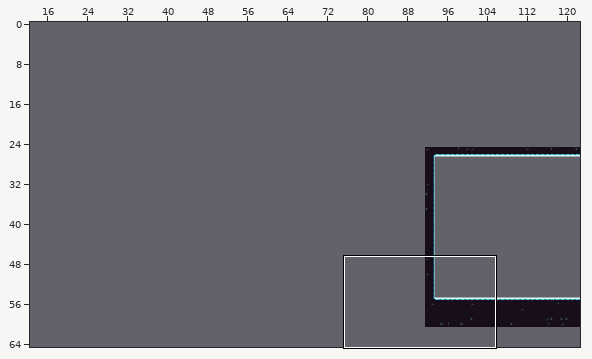
Two states of a Tiled map, Assets/_Tilemap/Winter/WinterBoss_1/WinterBoss_1.tmx. Above: a wide view before the commit, with the close-up outlined.
Close-up. First the earlier version:
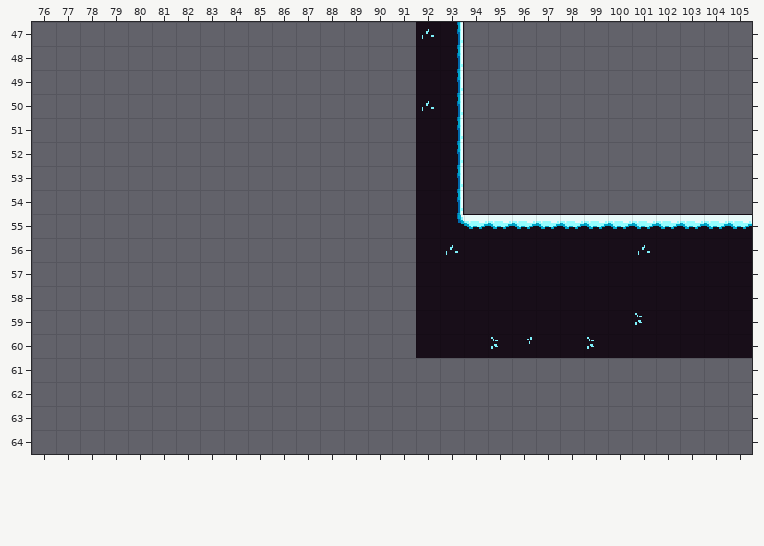
Cells are 16x16 px. Shown: x 76..105, y 47..64. The commit also changed other parts of the map, which this record leaves out. The old version is drawn lined up with the new one.
The same view after the edit:
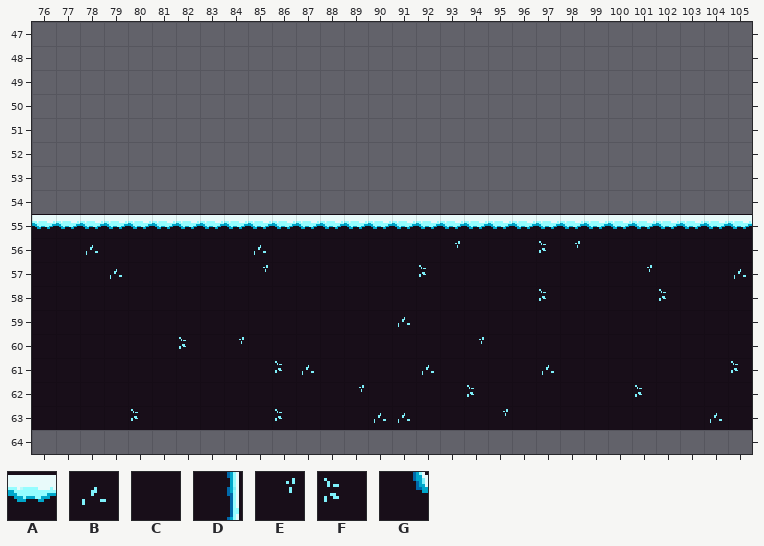
Key: from "Winter": A 1, B 13, C 17, D 18, E 29, F 45, G 80.
_ is an empty cell, # one hidden under a higher layer.
The exact change:
{"change": "map size 36x36 -> 128x64 cells (old content now starts at 92,25; both pictures use the new coordinates)"}
{"where": "layer \"groundPrototype\""}
{"y":47,"x":92,"old":"##","new":"__"}
{"y":48,"x":92,"old":"##","new":"__"}
{"y":49,"x":92,"old":"##","new":"__"}
{"y":50,"x":92,"old":"##","new":"__"}
{"y":51,"x":92,"old":"##","new":"__"}
{"y":52,"x":92,"old":"##","new":"__"}
{"y":53,"x":92,"old":"##","new":"__"}
{"y":54,"x":92,"old":"##","new":"__"}
{"where": "layer \"Map\""}
{"y":47,"x":92,"old":"#D","new":"__"}
{"y":48,"x":92,"old":"CD","new":"__"}
{"y":49,"x":92,"old":"CD","new":"__"}
{"y":50,"x":92,"old":"#D","new":"__"}
{"y":51,"x":92,"old":"CD","new":"__"}
{"y":52,"x":92,"old":"CD","new":"__"}
{"y":53,"x":92,"old":"CD","new":"__"}
{"y":54,"x":92,"old":"CD","new":"__"}
{"y":55,"x":76,"old":"________________CG","new":"AAAAAAAAAAAAAAAAAA"}
{"y":56,"x":76,"old":"__","new":"CC"}
{"y":56,"x":79,"old":"______","new":"CCCCCC"}
{"y":56,"x":86,"old":"______","new":"CCCCCC"}
{"y":57,"x":76,"old":"___","new":"CCC"}
{"y":57,"x":80,"old":"_____","new":"CCCCC"}
{"y":57,"x":86,"old":"______","new":"CCCCCC"}
{"y":58,"x":76,"old":"________________","new":"CCCCCCCCCCCCCCCC"}
{"y":59,"x":76,"old":"_______________","new":"CCCCCCCCCCCCCCC"}
{"y":60,"x":76,"old":"______","new":"CCCCCC"}
{"y":60,"x":83,"old":"_","new":"C"}
{"y":60,"x":85,"old":"_______","new":"CCCCCCC"}
{"y":61,"x":76,"old":"__________","new":"CCCCCCCCCC"}
{"y":61,"x":88,"old":"____","new":"CCCC"}
{"y":61,"x":93,"old":"____","new":"CCCC"}
{"y":61,"x":98,"old":"_______","new":"CCCCCCC"}
{"y":62,"x":76,"old":"_____________","new":"CCCCCCCCCCCCC"}
{"y":62,"x":90,"old":"____","new":"CCCC"}
{"y":62,"x":95,"old":"______","new":"CCCCCC"}
{"y":62,"x":102,"old":"____","new":"CCCC"}
{"y":63,"x":76,"old":"____","new":"CCCC"}
{"y":63,"x":81,"old":"_____","new":"CCCCC"}
{"y":63,"x":87,"old":"___","new":"CCC"}
{"y":63,"x":92,"old":"___","new":"CCC"}
{"y":63,"x":96,"old":"________","new":"CCCCCCCC"}
{"y":63,"x":105,"old":"_","new":"C"}
{"where": "layer \"Decorated\""}
{"y":47,"x":92,"old":"B","new":"_"}
{"y":50,"x":92,"old":"B","new":"_"}
{"y":56,"x":78,"old":"_","new":"B"}
{"y":56,"x":85,"old":"_","new":"B"}
{"y":56,"x":93,"old":"B","new":"E"}
{"y":56,"x":97,"old":"__","new":"FE"}
{"y":56,"x":101,"old":"B","new":"_"}
{"y":57,"x":79,"old":"_","new":"B"}
{"y":57,"x":85,"old":"_","new":"E"}
{"y":57,"x":92,"old":"_","new":"F"}
{"y":57,"x":101,"old":"_","new":"E"}
{"y":57,"x":105,"old":"_","new":"B"}
{"y":58,"x":97,"old":"_","new":"F"}
{"y":58,"x":102,"old":"_","new":"F"}
{"y":59,"x":91,"old":"_","new":"B"}
{"y":59,"x":101,"old":"F","new":"_"}
{"y":60,"x":82,"old":"_","new":"F"}
{"y":60,"x":84,"old":"_","new":"E"}
{"y":60,"x":94,"old":"_FE","new":"E__"}
{"y":60,"x":99,"old":"F","new":"_"}
{"y":61,"x":86,"old":"__","new":"FB"}
{"y":61,"x":92,"old":"_","new":"B"}
{"y":61,"x":97,"old":"_","new":"B"}
{"y":61,"x":105,"old":"_","new":"F"}
{"y":62,"x":89,"old":"_","new":"E"}
{"y":62,"x":94,"old":"_","new":"F"}
{"y":62,"x":101,"old":"_","new":"F"}
{"y":63,"x":80,"old":"_","new":"F"}
{"y":63,"x":86,"old":"_","new":"F"}
{"y":63,"x":90,"old":"__","new":"BB"}
{"y":63,"x":95,"old":"_","new":"E"}
{"y":63,"x":104,"old":"_","new":"B"}
